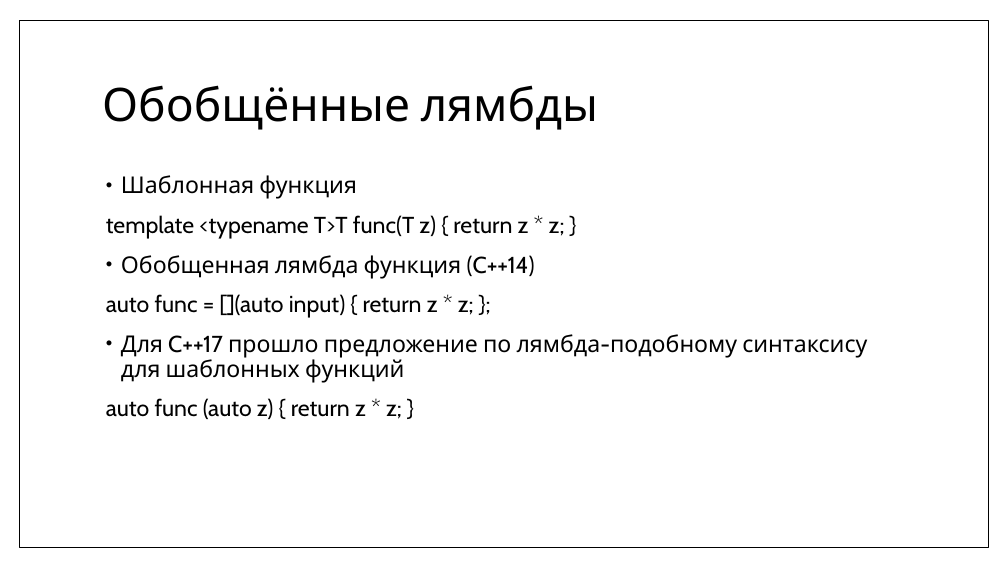
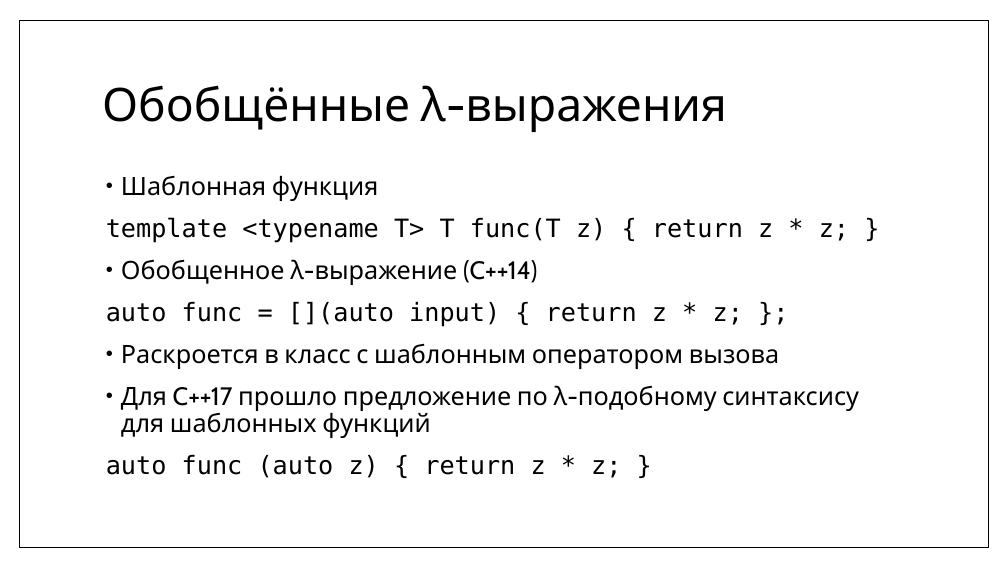
Before and after one commit to MIPT-ILab/cpp-lects-rus, a slide deck: slide 14 of slides/lec2-7-lambdas.pptx (slide 8 before the commit). Drawn at 1008x567 pixels with LibreOffice and Linux fonts; fonts in the diff are those of the drawing. Boxes give left, top, right and bottom in pixels: in the first picture for what was removed or moved away, otherwise in the second. Text is boxed around its words. In the diff, an @@ line names an element or a change of style, - is before the commit and + after.

```diff
--- a/slides/lec2-7-lambdas.pptx
+++ b/slides/lec2-7-lambdas.pptx
@@ title at box(102, 85, 727, 132): text changed @@
-Обобщённые лямбды
+Обобщённые λ-выражения
@@ text at box(106, 175, 743, 478): size 22 to 24 pt in "Шаблонная функция", "auto func = [](auto input) { return ...", "auto func (auto z) { return z ..."; font Cabin to DejaVu Sans Mono in "auto func = [](auto input) { return ...", "auto func (auto z) { return z ..." @@
@@ text at box(106, 217, 849, 285): text changed; size 22 to 24 pt; font Cabin to DejaVu Sans Mono @@
-template <typename T>T func(T z) { return z * z; }
-• Обобщенная лямбда функция (C++14)
+template <typename T> T func(T z) { return z * z; }
+• Обобщенное λ-выражение (C++14)
@@ text at box(121, 343, 859, 438): text changed; size 22 to 24 pt @@
-• Для C++17 прошло предложение по лямбда-подобному синтаксису для шаблонных функций
+• Раскроется в класс с шаблонным оператором вызова
+• Для C++17 прошло предложение по λ-подобному синтаксису для шаблонных функций
```
Also in this commit, not shown: 13 other slides changed, 14 slides added, 10 other files.
